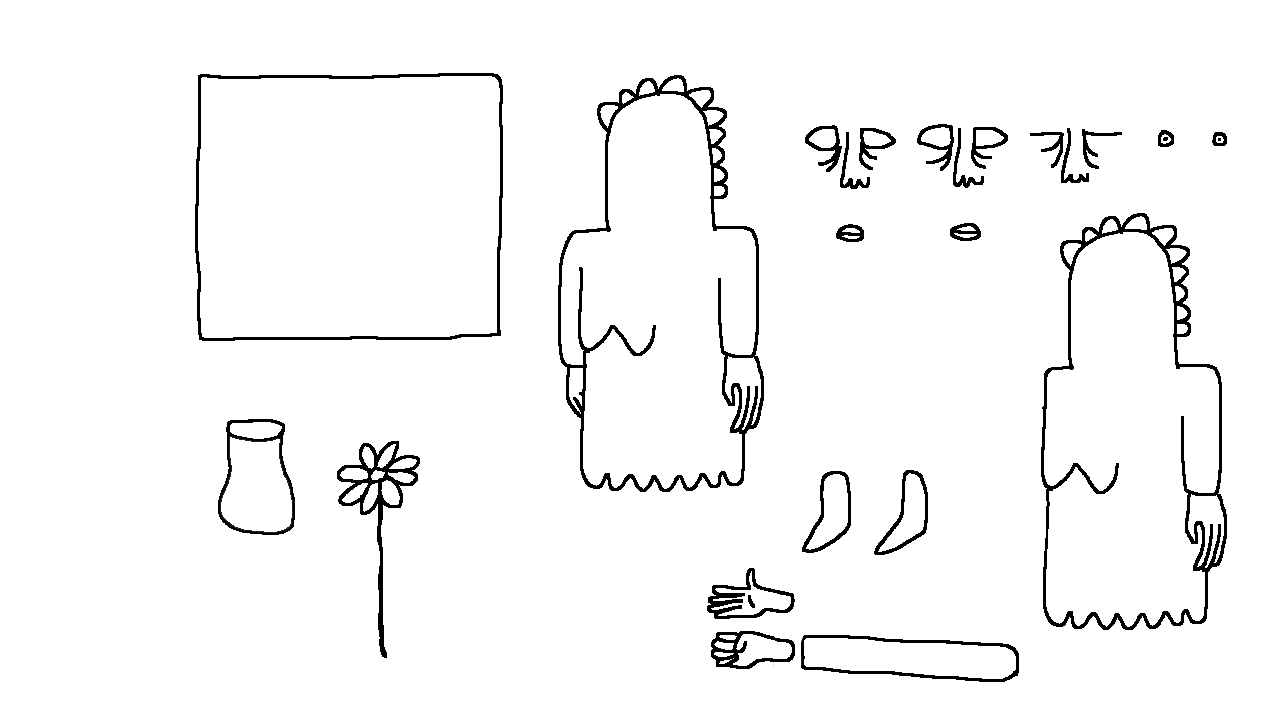
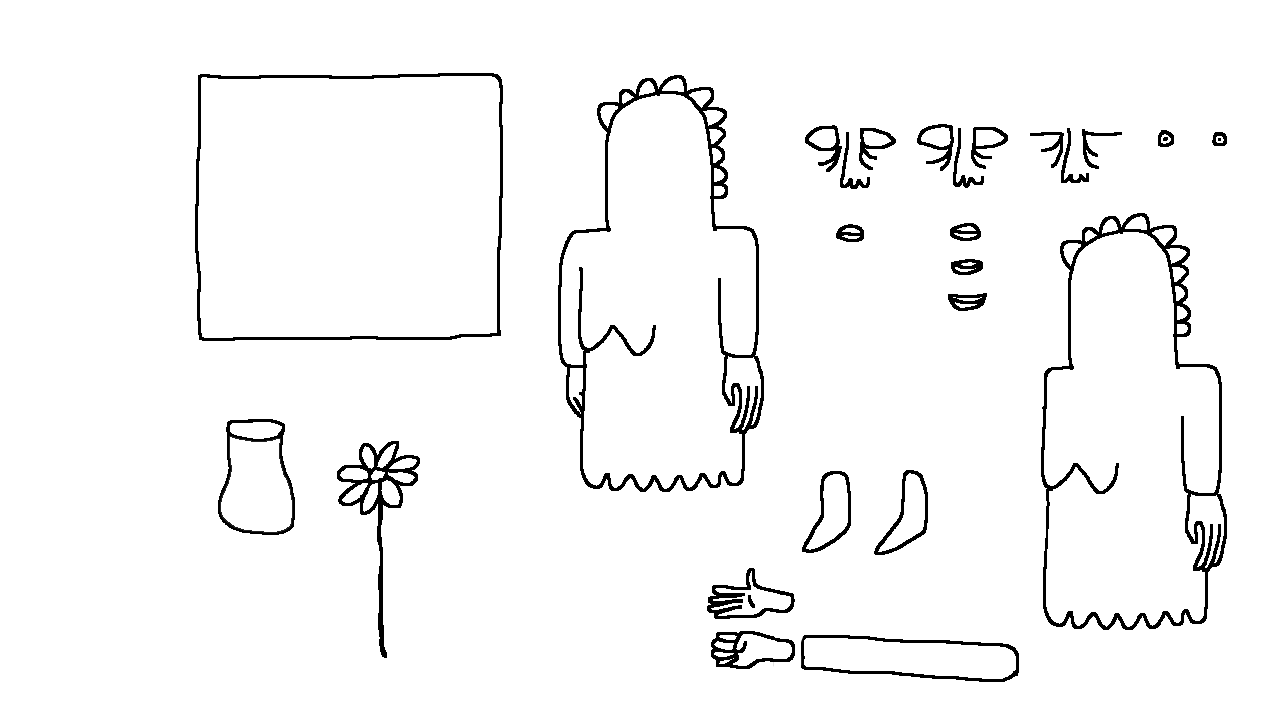
Revision of a layered 1280 x 720 image; what changed, layer by layer:
renamed "Layer 3" to "Layer 5", painted on it over bbox(948, 259, 987, 311)
removed layer "Layer 2" over bbox(948, 259, 987, 311)
